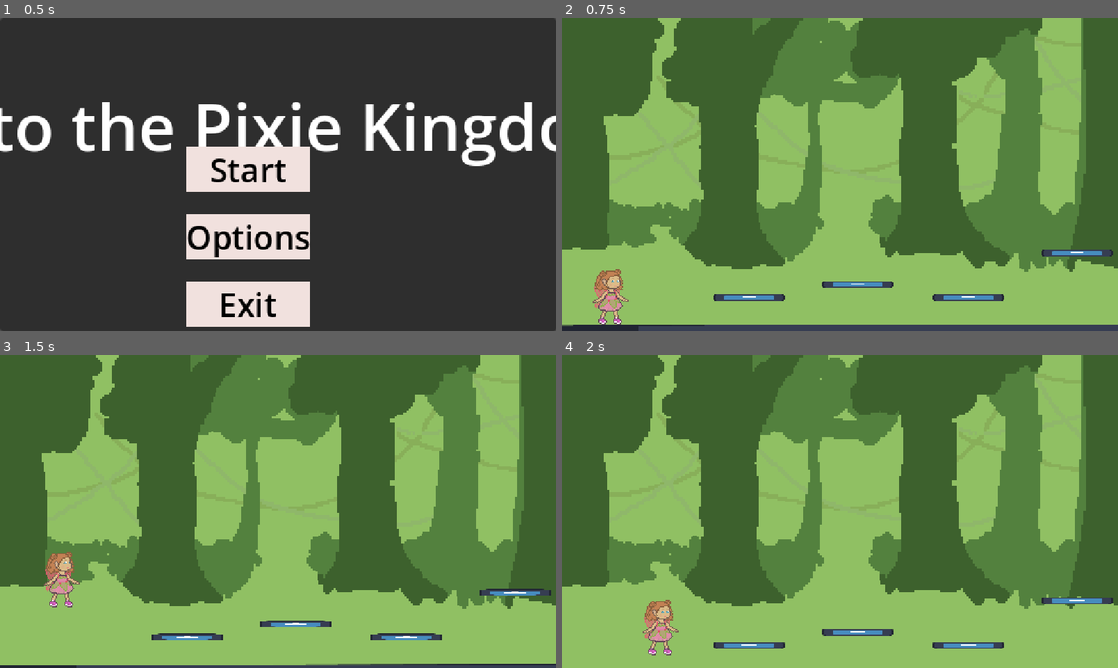
Above: before the commit, frames 1-4 (two rows, left to right).
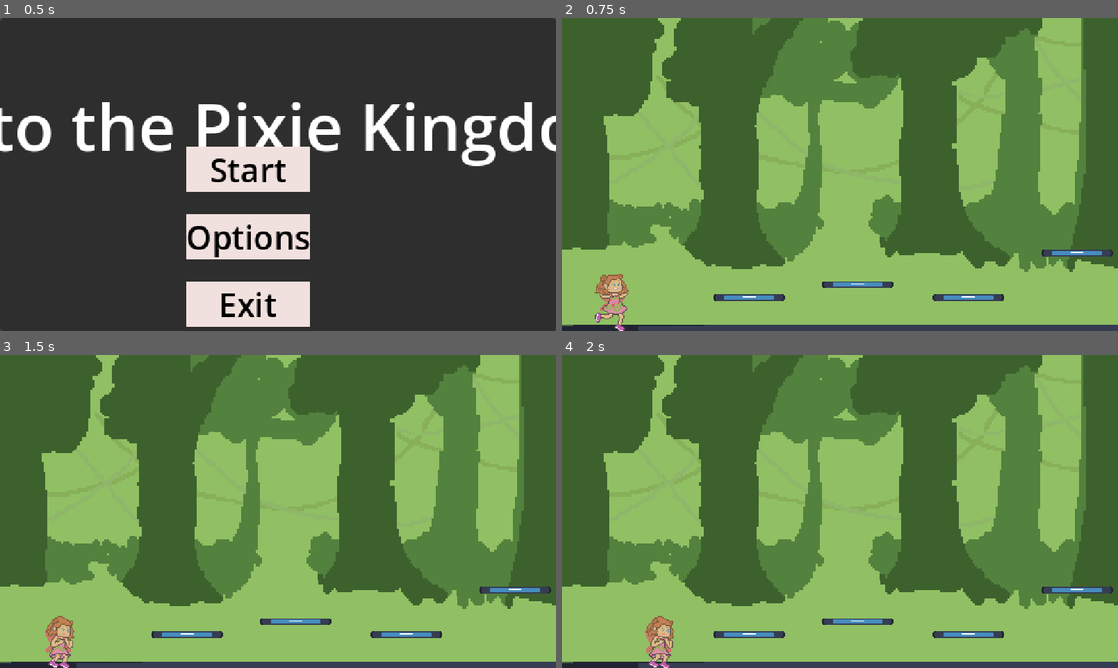
Above: after the commit, the same moments.

Repository: AlexReidNZ/Into-The-Pixie-Kingdom
Game: Godot game, scene res://Scenes/menu.tscn
Two runs of this game, one before a commit and one after it. Both use one fixed random seed, a clock stepped at 60 frames per second and the inputs below. The engine's default icon, where the game draws it, is replaced by a stand-in: a white triangle on a blue panel in a dark square.
Inputs:
- Up to frame 1 (0.5 s): no input
- Up to frame 2 (0.75 s): click "Start" at 0.5 s
- Up to frame 3 (1.5 s): tap Enter (ui_accept) at 1.25 s; hold Right (move_right) from 1.28 s (still down); hold Space (jump) from 1.28 s (still down)
- Up to frame 4 (2 s): keep holding Right (move_right); keep holding Space (jump)

Frame 1 is identical in both runs. In frame 2, 0.7% of the frame differs, in the area x 5-12%, y 80-100%; in frame 3, 3.6%; in frame 4, 5.0%, in the area x 0-100%, y 74-100%.

Commit message:
feat(platformer): jump animation

Diff:
--- a/platformer/player.gd
+++ b/platformer/player.gd
@@ -5,16 +5,20 @@
 	IDLE,
 	WALKING,
 	RUNNING,
+	JUMP_ANTICIPATING,
 	JUMPING,
 	FALLING,
+	LANDING,
 }
 
 const animations := {
 	MoveState.IDLE: "idle",
 	MoveState.WALKING: "walk",
 	MoveState.RUNNING: "run",
+	MoveState.JUMP_ANTICIPATING: "jump_anticipate",
 	MoveState.JUMPING: "jump",
 	MoveState.FALLING: "fall",
+	MoveState.LANDING: "land",
 }
 
 ## Walking rate in pixels per second
@@ -50,8 +54,31 @@
 	move_and_slide()
 
 
+func _unhandled_input(event: InputEvent) -> void:
+	if event.is_action_pressed("jump") and is_on_floor():
+		move_state = MoveState.JUMP_ANTICIPATING
+	if event.is_action_released("jump"):
+		queue_jump()
+
+
+
+func _on_animation_looped() -> void:
+	if move_state == MoveState.IDLE:
+		if randf() <= animate_look_around_chance:
+			animator.play("look_around")
+		else:
+			animator.play("idle")
+
+
+func _on_animation_finished() -> void:
+	if move_state == MoveState.LANDING:
+		move_state = MoveState.IDLE
+
+
 func calculate_velocity_x(delta: float) -> void:
 	var direction := Input.get_axis("move_left", "move_right")
+	if move_state == MoveState.LANDING:
+		direction = 0
 	if direction:
 		var move_speed := speed
 		if Input.get_action_strength("run"):
@@ -65,24 +92,22 @@
 	else:
 		# deceleration by speed
 		velocity.x = move_toward(velocity.x, 0, speed * deceleration)
-		if not velocity.x:
+		if is_on_floor() and move_state != MoveState.LANDING:
 			move_state = MoveState.IDLE
 
 
 func calculate_velocity_y(delta: float) -> void:
-	if not is_on_floor():
-		velocity += get_gravity() * delta
-		if velocity.y < 0:
-			move_state = MoveState.JUMPING
-		else:
-			move_state = MoveState.FALLING
+	if is_on_floor():
+		if move_state == MoveState.JUMPING or move_state == MoveState.FALLING:
+			move_state = MoveState.LANDING
+		last_on_floor_time_ms = Time.get_ticks_msec()
+		return
+
+	velocity += get_gravity() * delta
+	if velocity.y < 0:
+		move_state = MoveState.JUMPING
 	else:
-		last_on_floor_time_ms = Time.get_ticks_msec()
-
-
-func _unhandled_input(event: InputEvent) -> void:
-	if event.is_action_pressed("jump"):
-		queue_jump()
+		move_state = MoveState.FALLING
 
 
 func queue_jump() -> void:
@@ -110,13 +135,12 @@
 	# only process when move_state changes to a new state
 	if move_state == value:
 		return
+
+	match move_state:
+		MoveState.JUMP_ANTICIPATING:
+			if value not in [MoveState.JUMPING, MoveState.FALLING]:
+				return
+
 	move_state = value
 	animator.play(animations[move_state])
-
-
-func _on_animation_looped() -> void:
-	if move_state == MoveState.IDLE:
-		if randf() <= animate_look_around_chance:
-			animator.play("look_around")
-		else:
-			animator.play("idle")
+	print(animations[move_state])
--- a/player/player.tscn
+++ b/player/player.tscn
@@ -1,180 +1,237 @@
-[gd_scene load_steps=64 format=3 uid="uid://boc6l1kkktvup"]
+[gd_scene load_steps=79 format=3 uid="uid://boc6l1kkktvup"]
 
 [ext_resource type="Script" path="res://platformer/player.gd" id="1_mehl8"]
 [ext_resource type="Texture2D" uid="uid://chq8makw0y7iw" path="res://player/animations/standing idle.png" id="2_6cm6y"]
+[ext_resource type="Texture2D" uid="uid://d0a8yljs8hedc" path="res://player/animations/jumping animation.png" id="2_bxljb"]
 [ext_resource type="Texture2D" uid="uid://fn343n3qltlk" path="res://player/animations/look around.png" id="3_bgbgm"]
 [ext_resource type="Texture2D" uid="uid://dh0t1jc6p484g" path="res://player/animations/girl walking right - out.png" id="4_wwj8c"]
 
 [sub_resource type="CapsuleShape2D" id="CapsuleShape2D_7ckqf"]
 height = 48.0
 
+[sub_resource type="AtlasTexture" id="AtlasTexture_rga4r"]
+atlas = ExtResource("2_bxljb")
+region = Rect2(175, 0, 35, 62)
+
+[sub_resource type="AtlasTexture" id="AtlasTexture_t468d"]
+atlas = ExtResource("2_bxljb")
+region = Rect2(210, 0, 35, 62)
+
+[sub_resource type="AtlasTexture" id="AtlasTexture_gn0tc"]
+atlas = ExtResource("2_bxljb")
+region = Rect2(245, 0, 35, 62)
+
+[sub_resource type="AtlasTexture" id="AtlasTexture_7ibj6"]
+atlas = ExtResource("2_6cm6y")
+region = Rect2(0, 0, 32, 54)
+
+[sub_resource type="AtlasTexture" id="AtlasTexture_5pmlb"]
+atlas = ExtResource("2_6cm6y")
+region = Rect2(43, 0, 32, 54)
+
+[sub_resource type="AtlasTexture" id="AtlasTexture_6jpgp"]
+atlas = ExtResource("2_6cm6y")
+region = Rect2(86, 0, 32, 54)
+
+[sub_resource type="AtlasTexture" id="AtlasTexture_c2s75"]
+atlas = ExtResource("2_6cm6y")
+region = Rect2(129, 0, 32, 54)
+
+[sub_resource type="AtlasTexture" id="AtlasTexture_iirw2"]
+atlas = ExtResource("2_6cm6y")
+region = Rect2(172, 0, 32, 54)
+
+[sub_resource type="AtlasTexture" id="AtlasTexture_y0asn"]
+atlas = ExtResource("2_6cm6y")
+region = Rect2(215, 0, 32, 54)
+
+[sub_resource type="AtlasTexture" id="AtlasTexture_rsbsu"]
+atlas = ExtResource("2_6cm6y")
+region = Rect2(258, 0, 32, 54)
+
+[sub_resource type="AtlasTexture" id="AtlasTexture_eehjm"]
+atlas = ExtResource("2_6cm6y")
+region = Rect2(301, 0, 32, 54)
+
+[sub_resource type="AtlasTexture" id="AtlasTexture_pl7g6"]
+atlas = ExtResource("2_6cm6y")
+region = Rect2(344, 0, 32, 54)
+
+[sub_resource type="AtlasTexture" id="AtlasTexture_3i4cp"]
+atlas = ExtResource("2_6cm6y")
+region = Rect2(387, 0, 32, 54)
+
+[sub_resource type="AtlasTexture" id="AtlasTexture_sve62"]
+atlas = ExtResource("2_6cm6y")
+region = Rect2(430, 0, 32, 54)
+
+[sub_resource type="AtlasTexture" id="AtlasTexture_kj3ng"]
+atlas = ExtResource("2_6cm6y")
+region = Rect2(473, 0, 32, 54)
+
+[sub_resource type="AtlasTexture" id="AtlasTexture_ammbj"]
+atlas = ExtResource("2_6cm6y")
+region = Rect2(516, 0, 32, 54)
+
+[sub_resource type="AtlasTexture" id="AtlasTexture_latki"]
+atlas = ExtResource("2_bxljb")
+region = Rect2(105, 0, 35, 62)
+
+[sub_resource type="AtlasTexture" id="AtlasTexture_ypjuq"]
+atlas = ExtResource("2_bxljb")
+region = Rect2(140, 0, 35, 62)
+
+[sub_resource type="AtlasTexture" id="AtlasTexture_kfar4"]
+atlas = ExtResource("2_bxljb")
+region = Rect2(35, 0, 35, 62)
+
+[sub_resource type="AtlasTexture" id="AtlasTexture_qqg0i"]
+atlas = ExtResource("2_bxljb")
+region = Rect2(70, 0, 35, 62)
+
+[sub_resource type="AtlasTexture" id="AtlasTexture_p6r15"]
+atlas = ExtResource("2_bxljb")
+region = Rect2(245, 0, 35, 62)
+
+[sub_resource type="AtlasTexture" id="AtlasTexture_o6edy"]
+atlas = ExtResource("2_bxljb")
+region = Rect2(280, 0, 35, 62)
+
+[sub_resource type="AtlasTexture" id="AtlasTexture_dw04v"]
+atlas = ExtResource("2_bxljb")
+region = Rect2(315, 0, 35, 62)
+
+[sub_resource type="AtlasTexture" id="AtlasTexture_ntou3"]
+atlas = ExtResource("2_bxljb")
+region = Rect2(350, 0, 35, 62)
+
+[sub_resource type="AtlasTexture" id="AtlasTexture_vkxe6"]
+atlas = ExtResource("2_bxljb")
+region = Rect2(385, 0, 35, 62)
+
+[sub_resource type="AtlasTexture" id="AtlasTexture_ss7en"]
+atlas = ExtResource("2_bxljb")
+region = Rect2(420, 0, 35, 62)
+
+[sub_resource type="AtlasTexture" id="AtlasTexture_clxol"]
+atlas = ExtResource("2_bxljb")
+region = Rect2(455, 0, 35, 62)
+
+[sub_resource type="AtlasTexture" id="AtlasTexture_52x8x"]
+atlas = ExtResource("3_bgbgm")
+region = Rect2(3, 0, 36, 54)
+
+[sub_resource type="AtlasTexture" id="AtlasTexture_idpde"]
+atlas = ExtResource("3_bgbgm")
+region = Rect2(49, 0, 36, 54)
+
+[sub_resource type="AtlasTexture" id="AtlasTexture_nnwgf"]
+atlas = ExtResource("3_bgbgm")
+region = Rect2(95, 0, 36, 54)
+
+[sub_resource type="AtlasTexture" id="AtlasTexture_fjgo2"]
+atlas = ExtResource("3_bgbgm")
+region = Rect2(141, 0, 36, 54)
+
+[sub_resource type="AtlasTexture" id="AtlasTexture_u4mjh"]
+atlas = ExtResource("3_bgbgm")
+region = Rect2(187, 0, 36, 54)
+
+[sub_resource type="AtlasTexture" id="AtlasTexture_hkiop"]
+atlas = ExtResource("3_bgbgm")
+region = Rect2(233, 0, 36, 54)
+
+[sub_resource type="AtlasTexture" id="AtlasTexture_pblws"]
+atlas = ExtResource("3_bgbgm")
+region = Rect2(279, 0, 36, 54)
+
+[sub_resource type="AtlasTexture" id="AtlasTexture_6dkt6"]
+atlas = ExtResource("3_bgbgm")
+region = Rect2(325, 0, 36, 54)
+
+[sub_resource type="AtlasTexture" id="AtlasTexture_5npme"]
+atlas = ExtResource("3_bgbgm")
+region = Rect2(371, 0, 36, 54)
+
+[sub_resource type="AtlasTexture" id="AtlasTexture_5swuq"]
+atlas = ExtResource("3_bgbgm")
+region = Rect2(417, 0, 36, 54)
+
+[sub_resource type="AtlasTexture" id="AtlasTexture_oqf32"]
+atlas = ExtResource("3_bgbgm")
+region = Rect2(463, 0, 36, 54)
+
+[sub_resource type="AtlasTexture" id="AtlasTexture_4iso3"]
+atlas = ExtResource("3_bgbgm")
+region = Rect2(509, 0, 36, 54)
+
+[sub_resource type="AtlasTexture" id="AtlasTexture_mk6t4"]
+atlas = ExtResource("3_bgbgm")
+region = Rect2(555, 0, 36, 54)
+
+[sub_resource type="AtlasTexture" id="AtlasTexture_3vp52"]
+atlas = ExtResource("3_bgbgm")
+region = Rect2(601, 0, 36, 54)
+
+[sub_resource type="AtlasTexture" id="AtlasTexture_nc5m2"]
+atlas = ExtResource("3_bgbgm")
+region = Rect2(647, 0, 36, 54)
+
+[sub_resource type="AtlasTexture" id="AtlasTexture_d146y"]
+atlas = ExtResource("3_bgbgm")
+region = Rect2(693, 0, 36, 54)
+
+[sub_resource type="AtlasTexture" id="AtlasTexture_0l3t6"]
+atlas = ExtResource("3_bgbgm")
+region = Rect2(739, 0, 36, 54)
+
+[sub_resource type="AtlasTexture" id="AtlasTexture_wignn"]
+atlas = ExtResource("3_bgbgm")
+region = Rect2(785, 0, 36, 54)
+
+[sub_resource type="AtlasTexture" id="AtlasTexture_8l1tx"]
+atlas = ExtResource("3_bgbgm")
+region = Rect2(831, 0, 36, 54)
+
+[sub_resource type="AtlasTexture" id="AtlasTexture_hf5v7"]
+atlas = ExtResource("3_bgbgm")
+region = Rect2(877, 0, 36, 54)
+
+[sub_resource type="AtlasTexture" id="AtlasTexture_xmiba"]
+atlas = ExtResource("3_bgbgm")
+region = Rect2(923, 0, 36, 54)
+
+[sub_resource type="AtlasTexture" id="AtlasTexture_7vi0w"]
+atlas = ExtResource("3_bgbgm")
+region = Rect2(969, 0, 36, 54)
+
+[sub_resource type="AtlasTexture" id="AtlasTexture_f3a4q"]
+atlas = ExtResource("3_bgbgm")
+region = Rect2(1015, 0, 36, 54)
+
+[sub_resource type="AtlasTexture" id="AtlasTexture_jftlm"]
+atlas = ExtResource("3_bgbgm")
+region = Rect2(1061, 0, 36, 54)
+
+[sub_resource type="AtlasTexture" id="AtlasTexture_t650s"]
+atlas = ExtResource("3_bgbgm")
+region = Rect2(1107, 0, 36, 54)
+
+[sub_resource type="AtlasTexture" id="AtlasTexture_xd3i1"]
+atlas = ExtResource("3_bgbgm")
+region = Rect2(1153, 0, 36, 54)
+
+[sub_resource type="AtlasTexture" id="AtlasTexture_xltsi"]
+atlas = ExtResource("3_bgbgm")
+region = Rect2(1199, 0, 36, 54)
+
+[sub_resource type="AtlasTexture" id="AtlasTexture_nl3w7"]
+atlas = ExtResource("3_bgbgm")
+region = Rect2(1245, 0, 36, 54)
+
 [sub_resource type="AtlasTexture" id="AtlasTexture_0cs7a"]
 atlas = ExtResource("3_bgbgm")
 region = Rect2(1291, 0, 36, 54)
-
-[sub_resource type="AtlasTexture" id="AtlasTexture_7ibj6"]
-atlas = ExtResource("2_6cm6y")
-region = Rect2(0, 0, 32, 54)
-
-[sub_resource type="AtlasTexture" id="AtlasTexture_5pmlb"]
-atlas = ExtResource("2_6cm6y")
-region = Rect2(43, 0, 32, 54)
-
-[sub_resource type="AtlasTexture" id="AtlasTexture_6jpgp"]
-atlas = ExtResource("2_6cm6y")
-region = Rect2(86, 0, 32, 54)
-
-[sub_resource type="AtlasTexture" id="AtlasTexture_c2s75"]
-atlas = ExtResource("2_6cm6y")
-region = Rect2(129, 0, 32, 54)
-
-[sub_resource type="AtlasTexture" id="AtlasTexture_iirw2"]
-atlas = ExtResource("2_6cm6y")
-region = Rect2(172, 0, 32, 54)
-
-[sub_resource type="AtlasTexture" id="AtlasTexture_y0asn"]
-atlas = ExtResource("2_6cm6y")
-region = Rect2(215, 0, 32, 54)
-
-[sub_resource type="AtlasTexture" id="AtlasTexture_rsbsu"]
-atlas = ExtResource("2_6cm6y")
-region = Rect2(258, 0, 32, 54)
-
-[sub_resource type="AtlasTexture" id="AtlasTexture_eehjm"]
-atlas = ExtResource("2_6cm6y")
-region = Rect2(301, 0, 32, 54)
-
-[sub_resource type="AtlasTexture" id="AtlasTexture_pl7g6"]
-atlas = ExtResource("2_6cm6y")
-region = Rect2(344, 0, 32, 54)
-
-[sub_resource type="AtlasTexture" id="AtlasTexture_3i4cp"]
-atlas = ExtResource("2_6cm6y")
-region = Rect2(387, 0, 32, 54)
-
-[sub_resource type="AtlasTexture" id="AtlasTexture_sve62"]
-atlas = ExtResource("2_6cm6y")
-region = Rect2(430, 0, 32, 54)
-
-[sub_resource type="AtlasTexture" id="AtlasTexture_kj3ng"]
-atlas = ExtResource("2_6cm6y")
-region = Rect2(473, 0, 32, 54)
-
-[sub_resource type="AtlasTexture" id="AtlasTexture_ammbj"]
-atlas = ExtResource("2_6cm6y")
-region = Rect2(516, 0, 32, 54)
-
-[sub_resource type="AtlasTexture" id="AtlasTexture_u4mjh"]
-atlas = ExtResource("3_bgbgm")
-region = Rect2(187, 0, 36, 54)
-
-[sub_resource type="AtlasTexture" id="AtlasTexture_hkiop"]
-atlas = ExtResource("3_bgbgm")
-region = Rect2(233, 0, 36, 54)
-
-[sub_resource type="AtlasTexture" id="AtlasTexture_pblws"]
-atlas = ExtResource("3_bgbgm")
-region = Rect2(279, 0, 36, 54)
-
-[sub_resource type="AtlasTexture" id="AtlasTexture_52x8x"]
-atlas = ExtResource("3_bgbgm")
-region = Rect2(3, 0, 36, 54)
-
-[sub_resource type="AtlasTexture" id="AtlasTexture_idpde"]
-atlas = ExtResource("3_bgbgm")
-region = Rect2(49, 0, 36, 54)
-
-[sub_resource type="AtlasTexture" id="AtlasTexture_nnwgf"]
-atlas = ExtResource("3_bgbgm")
-region = Rect2(95, 0, 36, 54)
-
-[sub_resource type="AtlasTexture" id="AtlasTexture_fjgo2"]
-atlas = ExtResource("3_bgbgm")
-region = Rect2(141, 0, 36, 54)
-
-[sub_resource type="AtlasTexture" id="AtlasTexture_6dkt6"]
-atlas = ExtResource("3_bgbgm")
-region = Rect2(325, 0, 36, 54)
-
-[sub_resource type="AtlasTexture" id="AtlasTexture_5npme"]
-atlas = ExtResource("3_bgbgm")
-region = Rect2(371, 0, 36, 54)
-
-[sub_resource type="AtlasTexture" id="AtlasTexture_5swuq"]
-atlas = ExtResource("3_bgbgm")
-region = Rect2(417, 0, 36, 54)
-
-[sub_resource type="AtlasTexture" id="AtlasTexture_oqf32"]
-atlas = ExtResource("3_bgbgm")
-region = Rect2(463, 0, 36, 54)
-
-[sub_resource type="AtlasTexture" id="AtlasTexture_4iso3"]
-atlas = ExtResource("3_bgbgm")
-region = Rect2(509, 0, 36, 54)
-
-[sub_resource type="AtlasTexture" id="AtlasTexture_mk6t4"]
-atlas = ExtResource("3_bgbgm")
-region = Rect2(555, 0, 36, 54)
-
-[sub_resource type="AtlasTexture" id="AtlasTexture_3vp52"]
-atlas = ExtResource("3_bgbgm")
-region = Rect2(601, 0, 36, 54)
-
-[sub_resource type="AtlasTexture" id="AtlasTexture_nc5m2"]
-atlas = ExtResource("3_bgbgm")
-region = Rect2(647, 0, 36, 54)
-
-[sub_resource type="AtlasTexture" id="AtlasTexture_d146y"]
-atlas = ExtResource("3_bgbgm")
-region = Rect2(693, 0, 36, 54)
-
-[sub_resource type="AtlasTexture" id="AtlasTexture_0l3t6"]
-atlas = ExtResource("3_bgbgm")
-region = Rect2(739, 0, 36, 54)
-
-[sub_resource type="AtlasTexture" id="AtlasTexture_wignn"]
-atlas = ExtResource("3_bgbgm")
-region = Rect2(785, 0, 36, 54)
-
-[sub_resource type="AtlasTexture" id="AtlasTexture_8l1tx"]
-atlas = ExtResource("3_bgbgm")
-region = Rect2(831, 0, 36, 54)
-
-[sub_resource type="AtlasTexture" id="AtlasTexture_hf5v7"]
-atlas = ExtResource("3_bgbgm")
-region = Rect2(877, 0, 36, 54)
-
-[sub_resource type="AtlasTexture" id="AtlasTexture_xmiba"]
-atlas = ExtResource("3_bgbgm")
-region = Rect2(923, 0, 36, 54)
-
-[sub_resource type="AtlasTexture" id="AtlasTexture_7vi0w"]
-atlas = ExtResource("3_bgbgm")
-region = Rect2(969, 0, 36, 54)
-
-[sub_resource type="AtlasTexture" id="AtlasTexture_f3a4q"]
-atlas = ExtResource("3_bgbgm")
-region = Rect2(1015, 0, 36, 54)
-
-[sub_resource type="AtlasTexture" id="AtlasTexture_jftlm"]
-atlas = ExtResource("3_bgbgm")
-region = Rect2(1061, 0, 36, 54)
-
-[sub_resource type="AtlasTexture" id="AtlasTexture_t650s"]
-atlas = ExtResource("3_bgbgm")
-region = Rect2(1107, 0, 36, 54)
-
-[sub_resource type="AtlasTexture" id="AtlasTexture_xd3i1"]
-atlas = ExtResource("3_bgbgm")
-region = Rect2(1153, 0, 36, 54)
-
-[sub_resource type="AtlasTexture" id="AtlasTexture_xltsi"]
-atlas = ExtResource("3_bgbgm")
-region = Rect2(1199, 0, 36, 54)
-
-[sub_resource type="AtlasTexture" id="AtlasTexture_nl3w7"]
-atlas = ExtResource("3_bgbgm")
-region = Rect2(1245, 0, 36, 54)
 
 [sub_resource type="AtlasTexture" id="AtlasTexture_fy2so"]
 atlas = ExtResource("3_bgbgm")
@@ -240,11 +297,17 @@
 animations = [{
 "frames": [{
 "duration": 1.0,
-"texture": SubResource("AtlasTexture_0cs7a")
+"texture": SubResource("AtlasTexture_rga4r")
+}, {
+"duration": 1.0,
+"texture": SubResource("AtlasTexture_t468d")
+}, {
+"duration": 1.0,
+"texture": SubResource("AtlasTexture_gn0tc")
 }],
 "loop": false,
 "name": &"fall",
-"speed": 5.0
+"speed": 8.3
 }, {
 "frames": [{
 "duration": 1.0,
@@ -292,17 +355,51 @@
 }, {
 "frames": [{
 "duration": 1.0,
-"texture": SubResource("AtlasTexture_u4mjh")
-}, {
-"duration": 1.0,
-"texture": SubResource("AtlasTexture_hkiop")
-}, {
-"duration": 1.0,
-"texture": SubResource("AtlasTexture_pblws")
+"texture": SubResource("AtlasTexture_latki")
+}, {
+"duration": 1.0,
+"texture": SubResource("AtlasTexture_ypjuq")
 }],
 "loop": false,
 "name": &"jump",
-"speed": 10.0
+"speed": 8.3
+}, {
+"frames": [{
+"duration": 1.0,
+"texture": SubResource("AtlasTexture_kfar4")
+}, {
+"duration": 1.0,
+"texture": SubResource("AtlasTexture_qqg0i")
+}],
+"loop": false,
+"name": &"jump_anticipate",
+"speed": 8.0
+}, {
+"frames": [{
+"duration": 1.0,
+"texture": SubResource("AtlasTexture_p6r15")
+}, {
+"duration": 1.0,
+"texture": SubResource("AtlasTexture_o6edy")
+}, {
+"duration": 1.0,
+"texture": SubResource("AtlasTexture_dw04v")
+}, {
+"duration": 1.0,
+"texture": SubResource("AtlasTexture_ntou3")
+}, {
+"duration": 1.0,
+"texture": SubResource("AtlasTexture_vkxe6")
+}, {
+"duration": 1.0,
+"texture": SubResource("AtlasTexture_ss7en")
+}, {
+"duration": 1.0,
+"texture": SubResource("AtlasTexture_clxol")
+}],
+"loop": false,
+"name": &"land",
+"speed": 8.3
 }, {
 "frames": [{
 "duration": 1.0,
@@ -499,7 +596,8 @@
 [node name="AnimatedSprite2D" type="AnimatedSprite2D" parent="."]
 texture_filter = 1
 sprite_frames = SubResource("SpriteFrames_le2a5")
-animation = &"walk"
+animation = &"jump_anticipate"
 autoplay = "idle"
 
+[connection signal="animation_finished" from="AnimatedSprite2D" to="." method="_on_animation_finished"]
 [connection signal="animation_looped" from="AnimatedSprite2D" to="." method="_on_animation_looped"]
